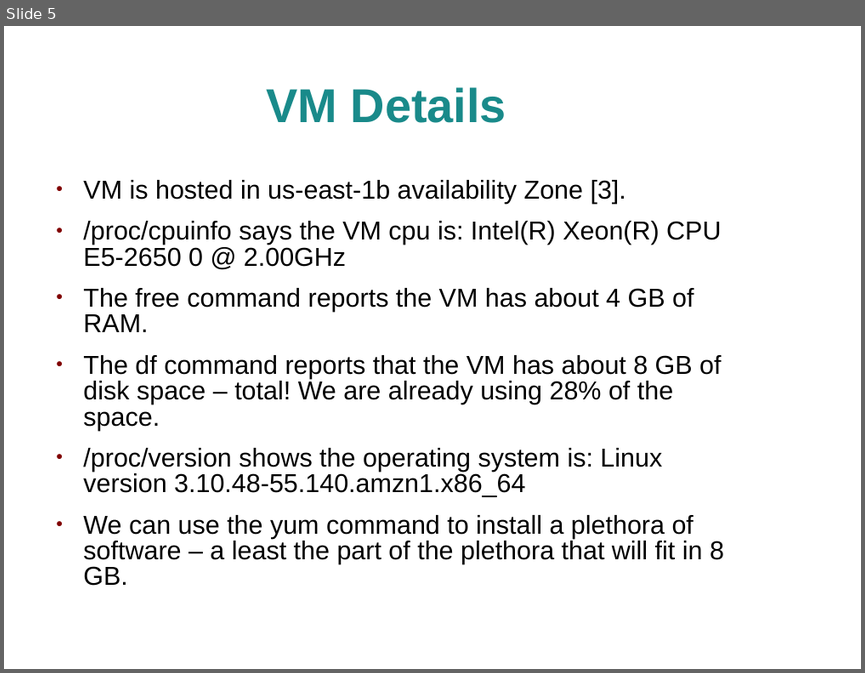
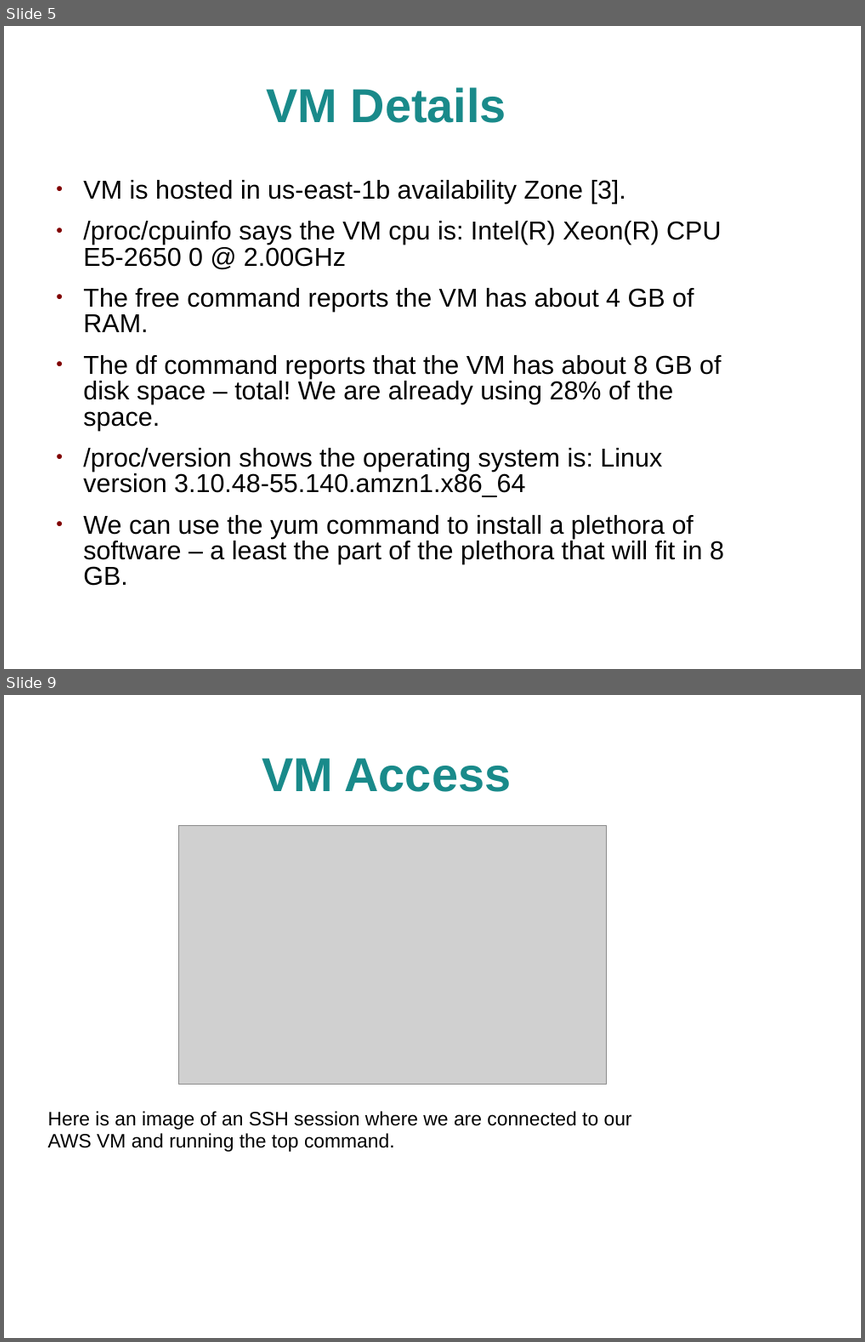
Before and after one commit to jhancock1975/cloud, a slide deck: assignment-1/assignment-1.ppt. Shown one above the other, each under a label of ours: slide 5 before the commit, slides 5 and 9 after it; the slides between them are not shown. The pictures are 865x673 and 865x1342 pixels, drawn with LibreOffice and Linux fonts; fonts in the diff are those of the drawing; grey boxes stand for pictures; background and template pictures are left out. Boxes give left, top, right and bottom in pixels: in the first picture for what was removed or moved away, otherwise in the second. Text is boxed around its words. In the diff, an @@ line names an element or a change of style, - is before the commit and + after.

```diff
--- a/assignment-1/assignment-1.ppt
+++ b/assignment-1/assignment-1.ppt
@@ slide 9 added at bbox=[4, 695, 861, 1338], background picture (left out) @@
@@ title added at bbox=[262, 758, 511, 792], 44 pt, text #198A8A, bold @@
+VM Access
@@ picture added at bbox=[179, 826, 607, 1083] @@
@@ text added at bbox=[48, 1111, 632, 1151], 18 pt, text #000000 @@
+Here is an image of an SSH session where we are connected to our
+AWS VM and running the top command.
```
Also in this commit, not shown: 5 slides changed, 2 other slides added, 1 slide removed, 1 other file.
